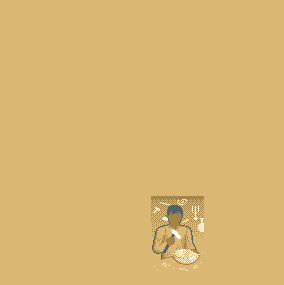
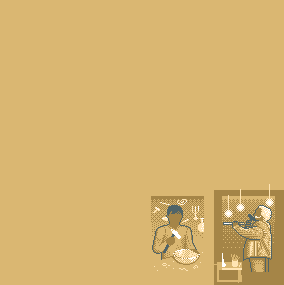
Layered file, before and after one edit (284 × 285). Changes by layer:
added group "Layer Group copy #2" with 15 layers above "Layer Group copy #1" over (214, 184, 284, 285)
added group "Layer Group #35" with 11 layers in group "Layer Group copy #2" over (214, 184, 284, 285)
added group "Layer Group #36" with 5 layers in group "Layer Group #35" over (214, 194, 284, 272)
added layer "\ #177" in group "Layer Group #36" over (223, 205, 272, 272)
added layer "\ #178" in group "Layer Group #36" over (224, 206, 271, 272)
added layer "\ #180" in group "Layer Group #36" over (233, 221, 271, 272)
added layer "\ #179" in group "Layer Group #36" over (233, 206, 271, 272)
added group "Layer Group #37" with 2 layers in group "Layer Group #35" over (214, 184, 274, 283)
added layer "\ #182" in group "Layer Group #37" over (222, 184, 274, 267)
added layer "\ #181" in group "Layer Group #37" over (214, 262, 242, 283)
added layer "\ #196" in group "Layer Group #35" over (222, 196, 275, 248)
added layer "\ #202" in group "Layer Group #35" over (214, 190, 284, 285)
added layer "\ #204" in group "Layer Group copy #2" over (229, 274, 268, 280)
added layer "Tarots.png #3" in group "Layer Group copy #2" over (217, 191, 280, 284)
